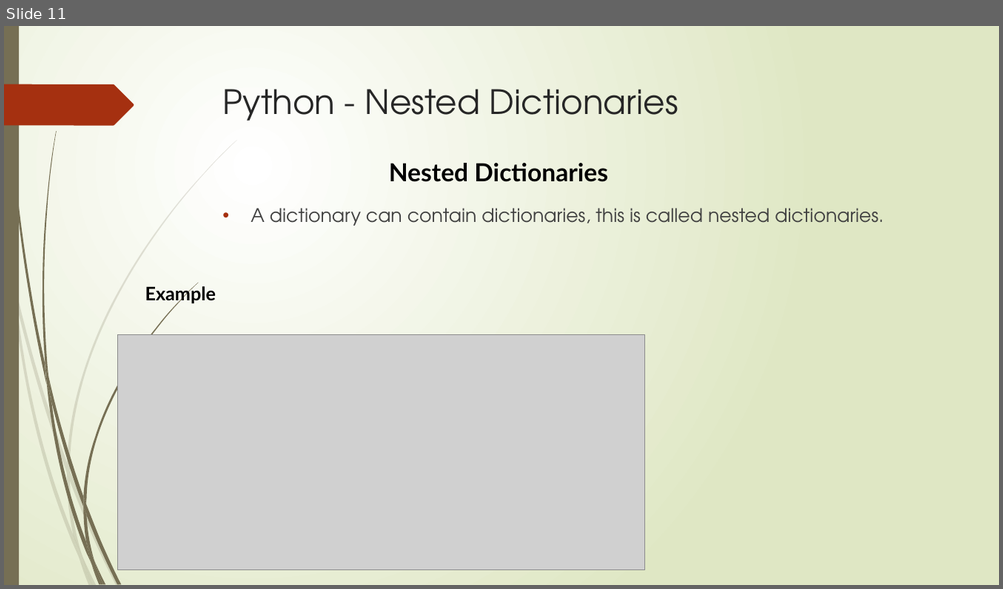
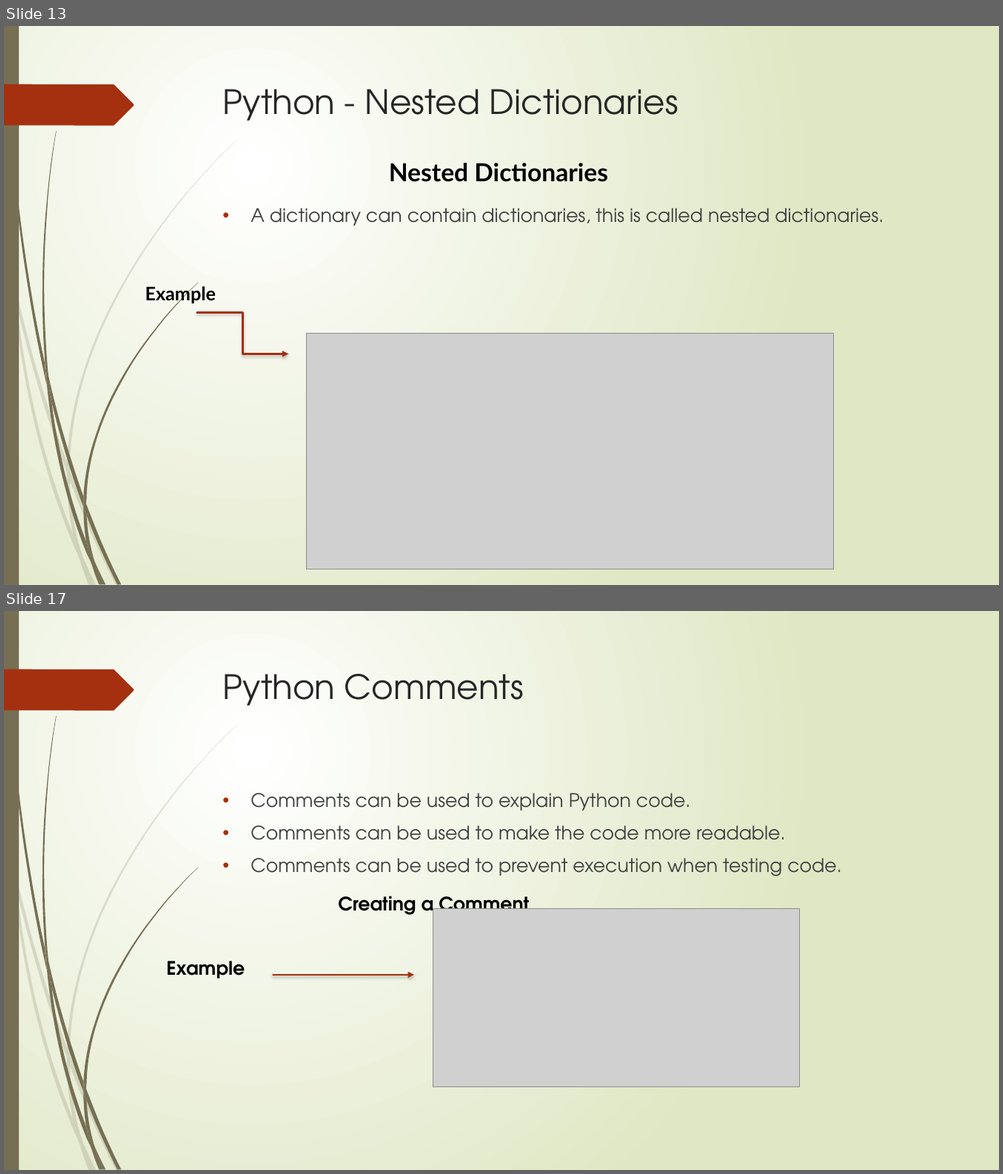
Before and after one commit to reesenacario/cs2022, a slide deck: 4110E240MyjournalinPython.pptx. Shown one above the other, each under a label of ours: slide 11 before the commit, slides 13 and 17 after it; the slides between them are not shown. The pictures are 1003x589 and 1003x1174 pixels, drawn with LibreOffice and Linux fonts; fonts in the diff are those of the drawing; grey boxes stand for pictures. Boxes give left, top, right and bottom in pixels: in the first picture for what was removed or moved away, otherwise in the second. Text is boxed around its words. In the diff, an @@ line names an element or a change of style, - is before the commit and + after.

```diff
--- a/4110E240MyjournalinPython.pptx
+++ b/4110E240MyjournalinPython.pptx
@@ slide 17 added at [4, 611, 999, 1170], background gradient #FFFFFF to #DFE8C4; not listed: 24 template elements that a slide beside it also shows @@
@@ title added at [223, 674, 523, 706], 32.4 pt, text #262626 @@
+Python Comments
@@ text added at [250, 793, 841, 877], 18 pt, text #404040 @@
+• Comments can be used to explain Python code.
+• Comments can be used to make the code more readable.
+• Comments can be used to prevent execution when testing code.
@@ text added at [338, 896, 529, 919], 18 pt, text #000000, bold @@
+Creating a Comment
@@ picture added at [432, 909, 800, 1088] @@
@@ text added at [166, 961, 244, 979], 18 pt, text #000000, bold @@
+Example
@@ arrow added from (273, 975) to (415, 975), #A53010 1.75 pt @@
@@ what was slide 11 is now slide 13 @@
@@ slide 13 changed as well @@
@@ elbow arrow added from (196, 312) to (288, 355), #A53010 1.75 pt @@
@@ picture: place and size @@
-picture at [117, 335, 645, 571]
+picture at [306, 334, 834, 570]
```
Also in this commit, not shown: 7 other slides changed, 88 other slides added, 1 slide removed.
